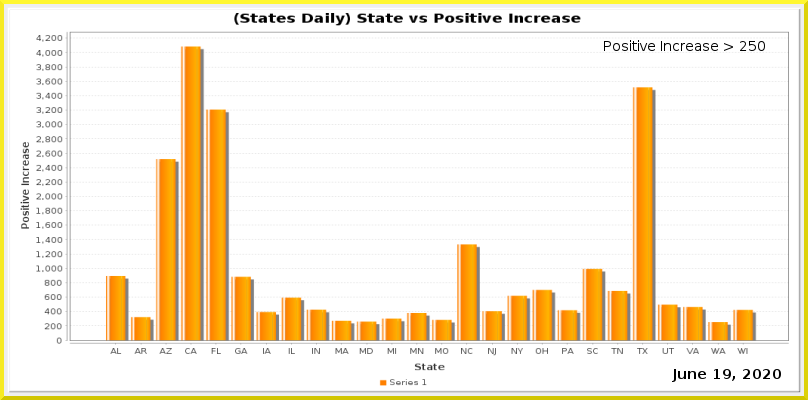
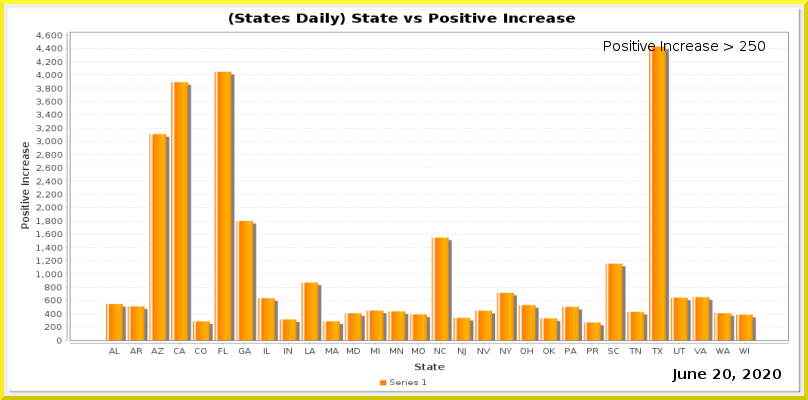
Comparing the layer stacks of the two (808, 400) images. Changes:
painted on "Current Date" over [713, 369, 731, 379]
painted on "Date_vs_TestIncrease.png" over [36, 12, 789, 356]
